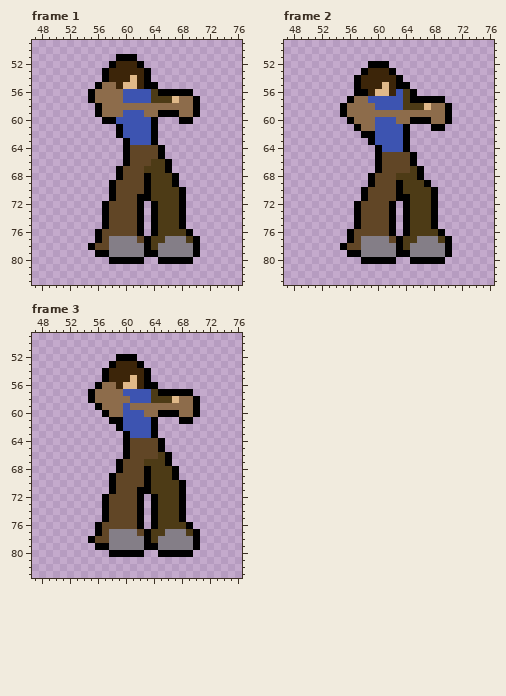
Two states of a pixel-art file, Assets/Sprites/NewBeamer/BeamerIdle.aseprite. Above is the file before it was changed.
128x128 pixels, 3 frames. Colours within 5 levels of each other are drawn and written as one. Shown: frame 1: x 47..76, y 49..83; frame 2: x 47..76, y 49..83; frame 3: x 47..76, y 49..83.
Now the later version:
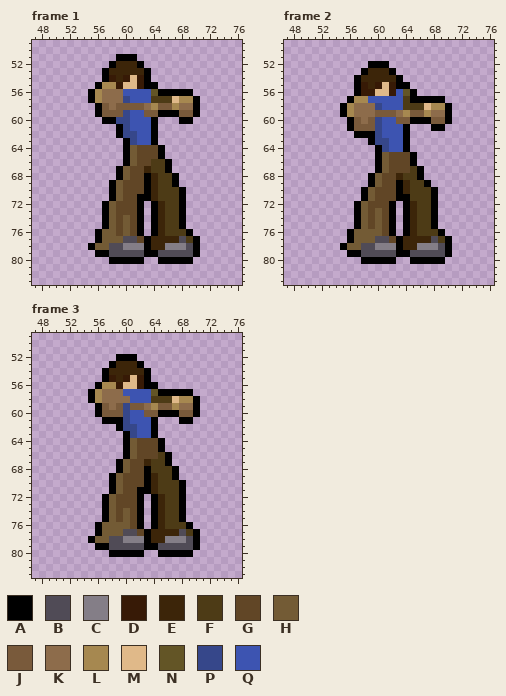
Palette (. is transparent): A #000000  B #504b56  C #847e87  D #371a06  E #3c2509  F #4d3b16  G #614626  H #735b35  J #795a3b  K #8d6c4b  L #a68850  M #e0b989  N #635526  P #36478a  Q #3d54b1
From old to new:
Changed rows in their new state; - is an unchanged pixel.
Frame 1:
first column x 56:
54 --D-D-D-------
55 -LLD--D-------
56 L-------N-----
57 L---P-------LL
58 -J-JJJJ-LJJL--
59 -JJJP--JJ---JJ
60 ---PP---------
61 ----P---------
62 ----PP--------
63 -----P--------
64 -----H--------
65 -----H--------
66 -----H--------
67 ----H--E------
68 ----H---E-----
69 ---H----E-----
70 ---H----E-----
71 ---H----E-----
72 --H------E----
73 --H------E----
74 --H-H----E----
75 --H-H----E----
76 -HH-H----E----
77 -HHHBB--EEEEB-
78 HHBB----EE---B
79 --BBBBB--BBBBB
Frame 2:
first column x 56:
55 --D-D-D-------
56 --DD--D-N-----
57 -LL-----------
58 L---P-------LL
59 L---JJJ-LJJL--
60 -J-JP--JJ---JJ
61 AJJJP---------
62 -A--P---------
63 ----PP--------
64 -----P--------
65 -----H--------
66 -----H--------
67 -----H--------
68 ----H--E------
69 ----H---E-----
70 ---H----E-----
71 ---H----------
72 --H------E----
73 --H-H----E----
74 --H-H----E----
75 --H-H----E----
76 -HHHH----E----
77 -HHHBB--EEEEB-
78 HHBB----EE---B
79 --BBBBB--BBBBB
Frame 3:
first column x 56:
55 --D-D-D-------
56 -LLD--D-------
57 L-------N-----
58 L-----------LL
59 -J-JPJJ-LJJL--
60 AJJJP--JJ---JJ
61 -A--P---------
62 ----PP--------
63 -----P--------
64 -----H--------
65 -----H--------
66 -----H--------
67 ----H--E------
68 ----H---------
69 ---H----E-----
70 ---H----E-----
71 ---H----E-----
72 --H------E----
73 --H------E----
74 --H-H----E----
75 --H-H----E----
76 -HHHH----E----
77 -HHHBB--EEEEB-
78 HHBB----EE---B
79 --BBBBB--BBBBB
Boxes around the changes in both pictures, in picture pixels (x1, y1, x2, y2):
changed: (95, 75, 193, 257)
changed: (347, 82, 445, 257)
changed: (95, 375, 193, 550)
